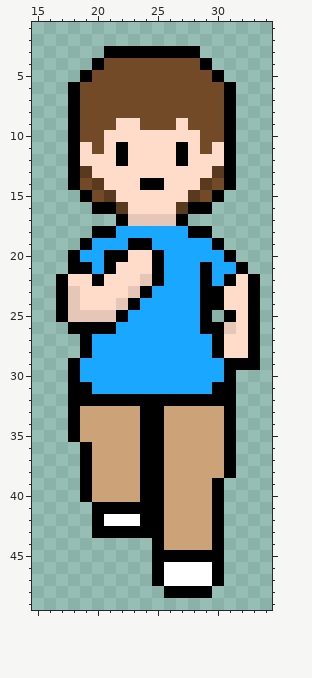
A pixel-art sprite gets an edit: ExcelArtAssets/walkDown1.PNG. The picture above was drawn from the file before the commit.
The file is 50x50 pixels. Shown: x 15..34, y 1..49.
Once edited:
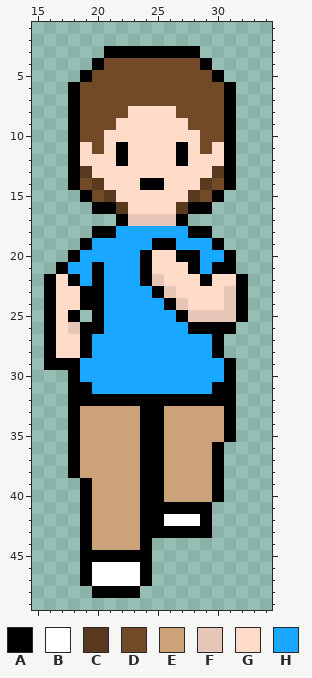
Palette (. is transparent): A #000000  B #ffffff  C #5a3a1f  D #734a28  E #cca278  F #e6c6b6  G #ffdcca  H #19a7ff
Difference:
Colour A is added in row 21 at x 17; in rows 22 to 28 at x 16; in row 29 at x 16 to 17; in rows 36 to 38 at x 18; in rows 41 to 43 at x 19; in row 44 at x 19 and 24.
Colour A is added in row 45 at x 19 to 24; in rows 46 to 47 at x 19 and 24; in row 48 at x 20 to 23.
Colour A replaces colour E in rows 36 to 38 at x 30; in row 41 at x 26 to 29; in row 42 at x 29; in row 43 at x 26 to 29.
Colour A replaces colour F in row 22 at x 24; in row 25 at x 18 and 20; in row 26 at x 31.
Colour A replaces colour G in rows 20 to 21 at x 24; in row 22 at x 18 and 32; in rows 23 to 24 at x 19 to 20 and 32; in row 25 at x 32.
Colour A replaces colour H in row 19 at x 25 to 26; in row 20 at x 27 to 28; in row 21 at x 20, 28 and 30 to 31; in row 23 at x 25; in row 24 at x 26; in row 25 at x 27.
Colour A replaces colour H in row 26 at x 28.
Colour B is added in rows 46 to 47 at x 20 to 23.
Colour B replaces colour E in row 42 at x 26 to 28.
Colour E is added in row 44 at x 20 to 23.
Colour E replaces colour A in rows 36 to 38 at x 19; in row 41 at x 20 to 23; in row 42 at x 20; in row 43 at x 20 to 23.
Colour E replaces colour B in row 42 at x 21 to 23.
Colour F is added in row 25 at x 30.
Colour F replaces colour A in row 22 at x 25; in row 25 at x 29 and 31; in row 26 at x 18.
Colour F replaces colour G in rows 23 to 24 at x 31.
Colour F replaces colour H in row 23 at x 26; in row 24 at x 27; in row 25 at x 28.
Colour G is added in row 26 at x 17; in rows 27 to 28 at x 17 to 18.
Colour G replaces colour A in rows 20 to 21 at x 25; in row 22 at x 17 and 31; in rows 23 to 24 at x 17 and 29 to 30; in row 25 at x 17.
Colour G replaces colour D in row 8 at x 23 to 26; in row 9 at x 24 to 26.
Colour G replaces colour F in rows 23 to 24 at x 18.
Colour G replaces colour H in row 20 at x 26; in row 21 at x 26 to 27; in row 22 at x 26 to 28 and 30; in row 23 at x 27 to 28; in row 24 at x 28.
Colour H replaces colour A in row 19 at x 23 to 24; in row 20 at x 21 to 22; in row 21 at x 18 to 19, 21 and 29; in row 23 at x 24; in row 24 at x 23; in row 25 at x 22.
Colour H replaces colour A in row 26 at x 21.
Colour H replaces colour F in row 23 at x 23; in row 24 at x 22; in row 25 at x 21.
Colour H replaces colour G in row 20 at x 23; in row 21 at x 22 to 23; in row 22 at x 19 and 21 to 23; in row 23 at x 21 to 22; in row 24 at x 21.
The edit erases colour A in row 21 at x 32; in rows 22 to 28 at x 33; in row 29 at x 32 to 33; in rows 36 to 38 at x 31; in rows 41 to 43 at x 30; in row 44 at x 25 and 30.
The edit erases colour A in row 45 at x 25 to 30; in rows 46 to 47 at x 25 and 30; in row 48 at x 26 to 29.
The edit erases colour B in rows 46 to 47 at x 26 to 29.
The edit erases colour E in row 44 at x 26 to 29.
The edit erases colour F in row 25 at x 19.
The edit erases colour G in row 26 at x 32; in rows 27 to 28 at x 31 to 32.
